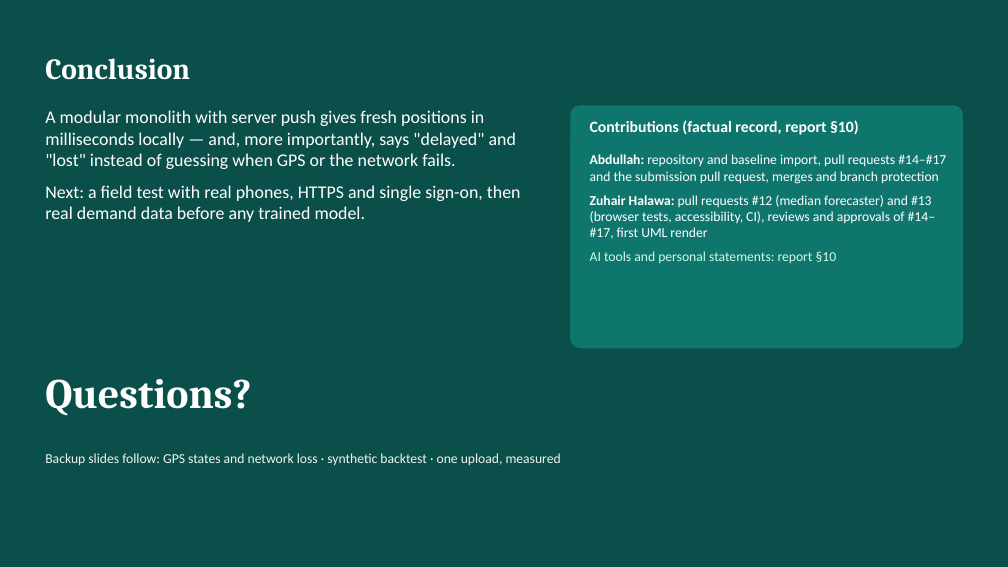
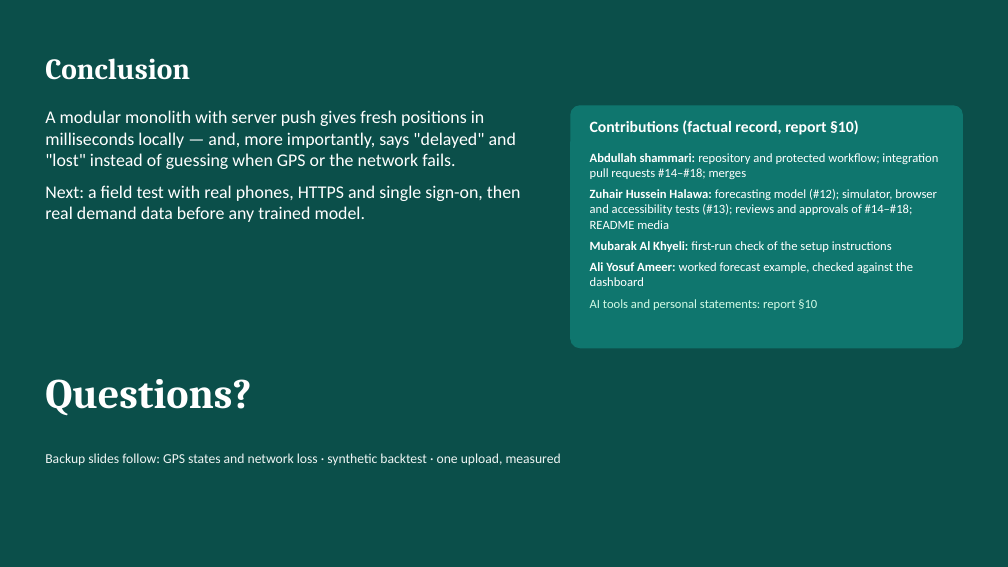
Before and after one commit to abdullahshammari796-ctrl/CampusShuttle, a slide deck: slide 9 of docs/presentation/campus-shuttle-presentation.pptx. Drawn at 1008x567 pixels with LibreOffice and Linux fonts; fonts in the diff are those of the drawing. Boxes give left, top, right and bottom in pixels: in the first picture for what was removed or moved away, otherwise in the second. Text is boxed around its words. In the diff, an @@ line names an element or a change of style, - is before the commit and + after.

```diff
--- a/docs/presentation/campus-shuttle-presentation.pptx
+++ b/docs/presentation/campus-shuttle-presentation.pptx
@@ text at (590, 153, 938, 286): text changed; size 13 to 12 pt @@
-Abdullah: repository and baseline import, pull requests #14–#17 and the submission pull request, merges and branch protection
-Zuhair Halawa: pull requests #12 (median forecaster) and #13 (browser tests, accessibility, CI), reviews and approvals of #14–#17, first UML render
+Abdullah shammari: repository and protected workflow; integration pull requests #14–#18; merges
+Zuhair Hussein Halawa: forecasting model (#12); simulator, browser and accessibility tests (#13); reviews and approvals of #14–#18; README media
+Mubarak Al Khyeli: first-run check of the setup instructions
+Ali Yosuf Ameer: worked forecast example, checked against the dashboard
@@ text at (590, 299, 817, 310): size 13 to 12 pt in "AI tools and personal statements: report §10" @@
```
Also in this commit, not shown: 1 other slide changed, 18 other files.
